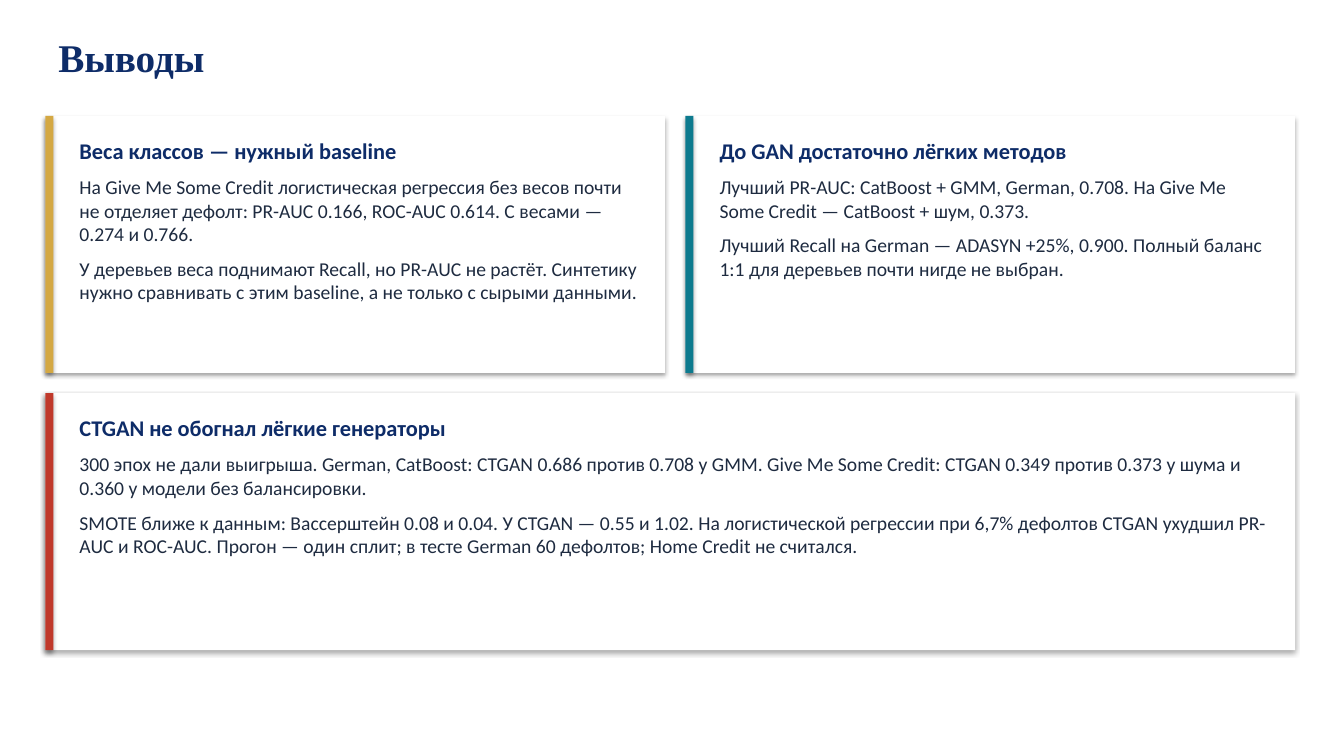
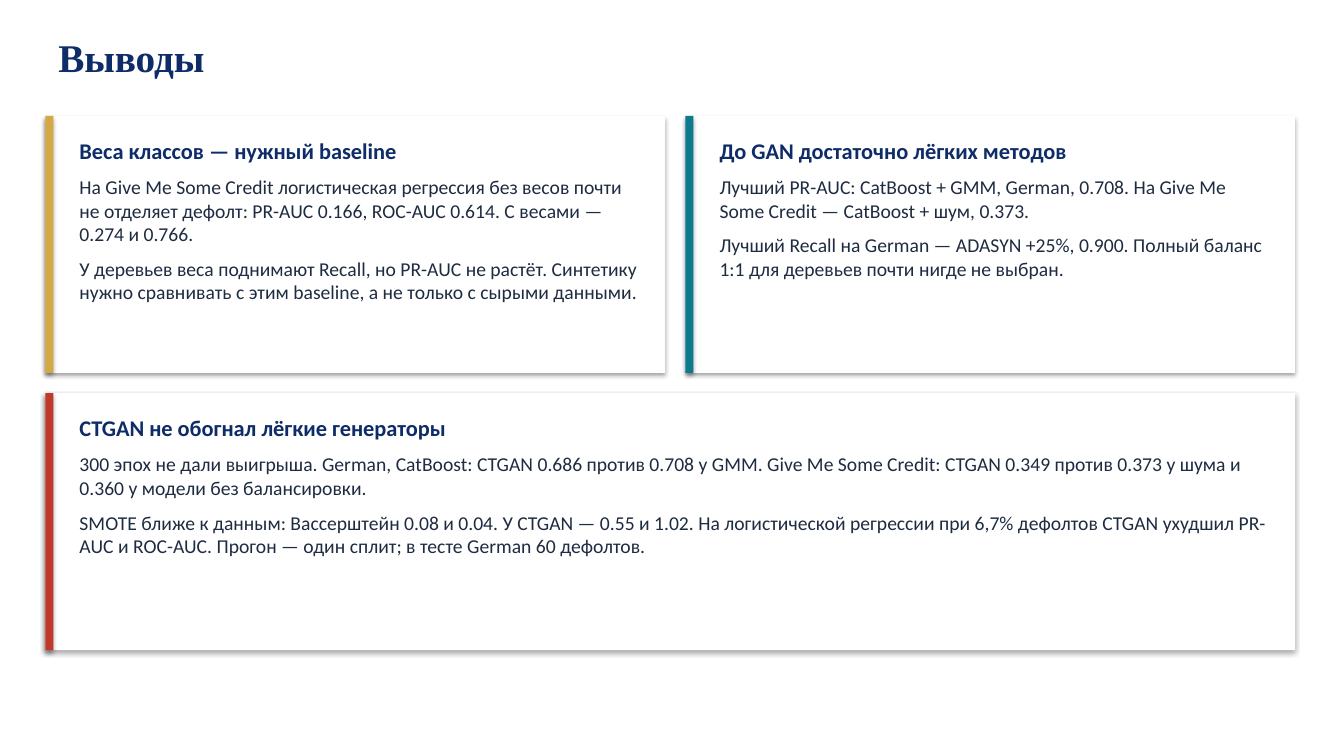
Before and after one commit to Minhojkhon-Babaev/credit-scoring-imbalance, a slide deck: slide 5 of presentation.pptx. Drawn at 1344x756 pixels with LibreOffice and Linux fonts; fonts in the diff are those of the drawing. Boxes give left, top, right and bottom in pixels: in the first picture for what was removed or moved away, otherwise in the second. Text is boxed around its words. In the diff, an @@ line names an element or a change of style, - is before the commit and + after.

Commit message:
Оставить в эксперименте только German Credit и Give Me Some Credit.

```diff
--- a/presentation.pptx
+++ b/presentation.pptx
@@ text at (79,516,1266,557): text changed @@
-SMOTE ближе к данным: Вассерштейн 0.08 и 0.04. У CTGAN — 0.55 и 1.02. На логистической регрессии при 6,7% дефолтов CTGAN ухудшил PR-AUC и ROC-AUC. Прогон — один сплит; в тесте German 60 дефолтов; Home Credit не считался.
+SMOTE ближе к данным: Вассерштейн 0.08 и 0.04. У CTGAN — 0.55 и 1.02. На логистической регрессии при 6,7% дефолтов CTGAN ухудшил PR-AUC и ROC-AUC. Прогон — один сплит; в тесте German 60 дефолтов.
```
Also in this commit, not shown: 1 other slide changed, 6 other files.
